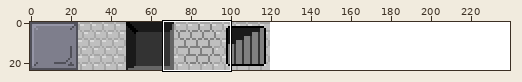
A sprite sheet gets an edit: graphics/tiles-terrain.png. The picture above shows the old version from afar; the outline marks the close-up.
Close-up. The starting point:
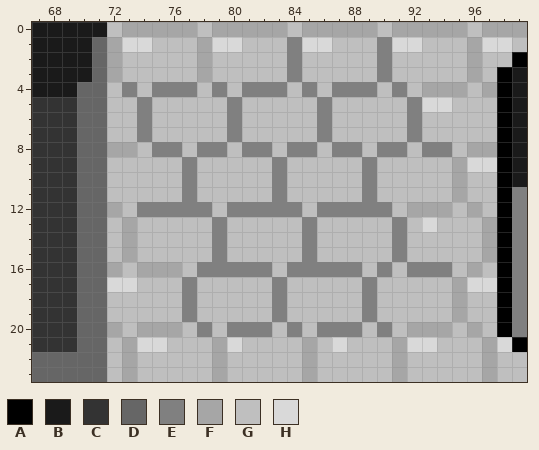
The file is 240x24 pixels. Shown: x 67..99, y 0..23. The commit also changed other parts of the picture, which this record leaves out.
Palette (. is transparent): A #000000  B #1a1a1a  C #333333  D #666666  E #808080  F #a6a6a6  G #bfbfbf  H #d9d9d9
Pixels before, first column x 67:
 0 BBBBBGFFFFFGFFFFFGFFFFFGFFFFFGFFF
 1 BBBBDFHHGGGFHHGGGEHHGGGEHHGGGFHHG
 2 BBBBDFGGGGGFGGGGGEGGGGGEGGGGGFGGA
 3 BBBBDFGGGGGFGGGGGEGGGGGEGGGGGFGAB
 4 BBBDDGEGEEEGEGEEEGEGEEEGEGFFFGFAB
 5 CCCDDGGEGGGGGEGGGGGEGGGGGEHHGGGAB
 6 CCCDDGGEGGGGGEGGGGGEGGGGGEGGGGGAB
 7 CCCDDGGEGGGGGEGGGGGEGGGGGEGGGGGAB
 8 CCCDDFFGEEGEEGEEGEEGEEGEEGEEGFFAB
 9 CCCDDGGGGGEGGGGGEGGGGGEGGGGGFHHAB
10 CCCDDGGGGGEGGGGGEGGGGGEGGGGGFGGAB
11 CCCDDGGGGGEGGGGGEGGGGGEGGGGGFGGAE
12 CCCDDFGEEEEEGEEEEEGEEEEEGFFFGFGAE
13 CCCDDGFGGGGGEGGGGGEGGGGGEGHGGGFAE
14 CCCDDGFGGGGGEGGGGGEGGGGGEGGGGGFAE
15 CCCDDGFGGGGGEGGGGGEGGGGGEGGGGGFAE
16 CCCDDFGFFFGEEEEEGEEEEEGEGEEEGFGAE
17 CCCDDHHGGGEGGGGGEGGGGGEGGGGGFHHAE
18 CCCDDGGGGGEGGGGGEGGGGGEGGGGGFGGAE
19 CCCDDGGGGGEGGGGGEGGGGGEGGGGGFGGAE
20 CCCDDFGFFFGEGEEEGEGEEEGEGFFFGFGAE
21 CCCDDGFHHGGGFHGGGGFGHGGGFHHGGGFHA
22 DDDDDGFGGGGGFGGGGGFGGGGGFGGGGGFGG
23 DDDDDGFGGGGGFGGGGGFGGGGGFGGGGGFGG
Once edited:
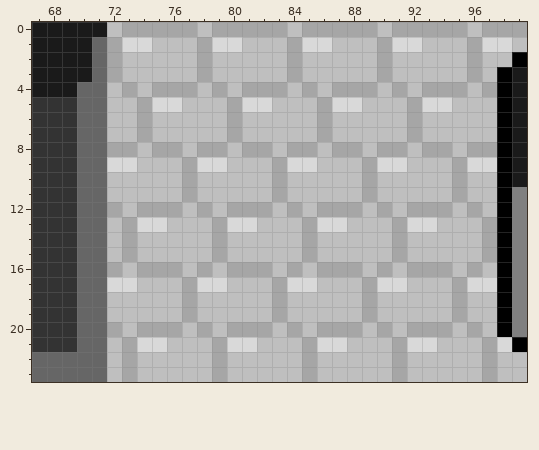
The edit:
The author changed colour E to colour F in rows 1 to 3 at x 84 and 90; in row 4 at x 73, 75 to 77, 79, 81 to 83, 85, 87 to 89 and 91; in rows 5 to 7 at x 74, 80, 86 and 92; in row 8 at x 75 to 76, 78 to 79, 81 to 82, 84 to 85, 87 to 88, 90 to 91 and 93 to 94; in rows 9 to 11 at x 77, 83 and 89; in row 12 at x 74 to 76, 78, 80 to 82, 84, 86 to 88 and 90.
The author changed colour E to colour F in rows 13 to 15 at x 79, 85 and 91; in row 16 at x 78, 80 to 82, 84, 86 to 88, 90 and 92 to 94; in rows 17 to 19 at x 77, 83 and 89; in row 20 at x 78, 80 to 82, 84, 86 to 88 and 90.
The author changed colour E to colour G in row 12 at x 77, 83 and 89; in row 16 at x 79 and 85.
The author changed colour G to colour H in row 5 at x 75 to 76, 81 to 82 and 87 to 88; in row 9 at x 72 to 73, 78 to 79, 84 to 85 and 90 to 91; in row 13 at x 74 to 75, 80 to 81, 86 to 87 and 92; in row 17 at x 78 to 79, 84 to 85 and 90 to 91; in row 21 at x 81 and 86.
Where, in picture pixels (left, top, right, bottom), the same in both close-ups:
changed: (107, 37, 452, 352)
